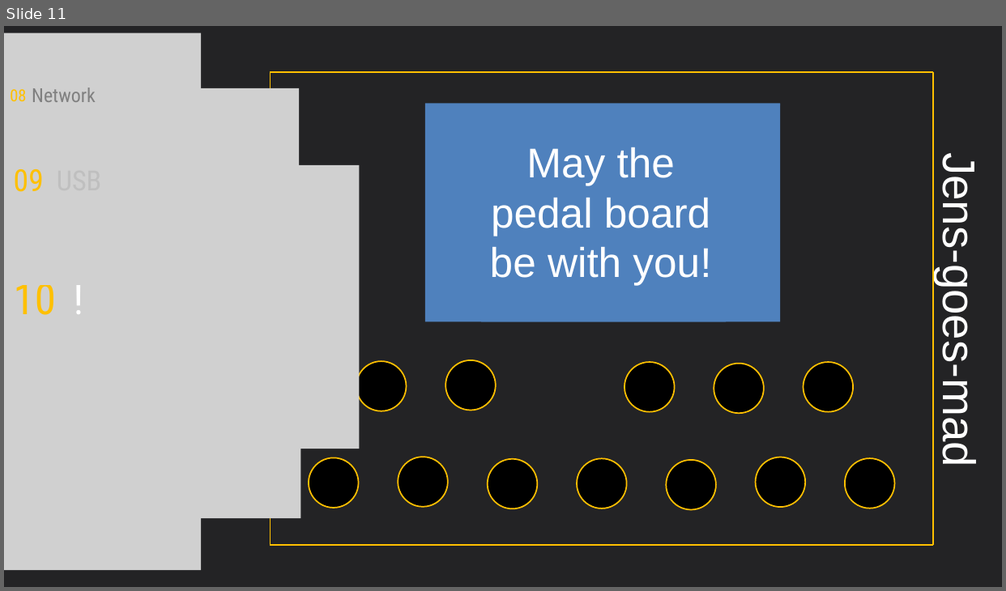
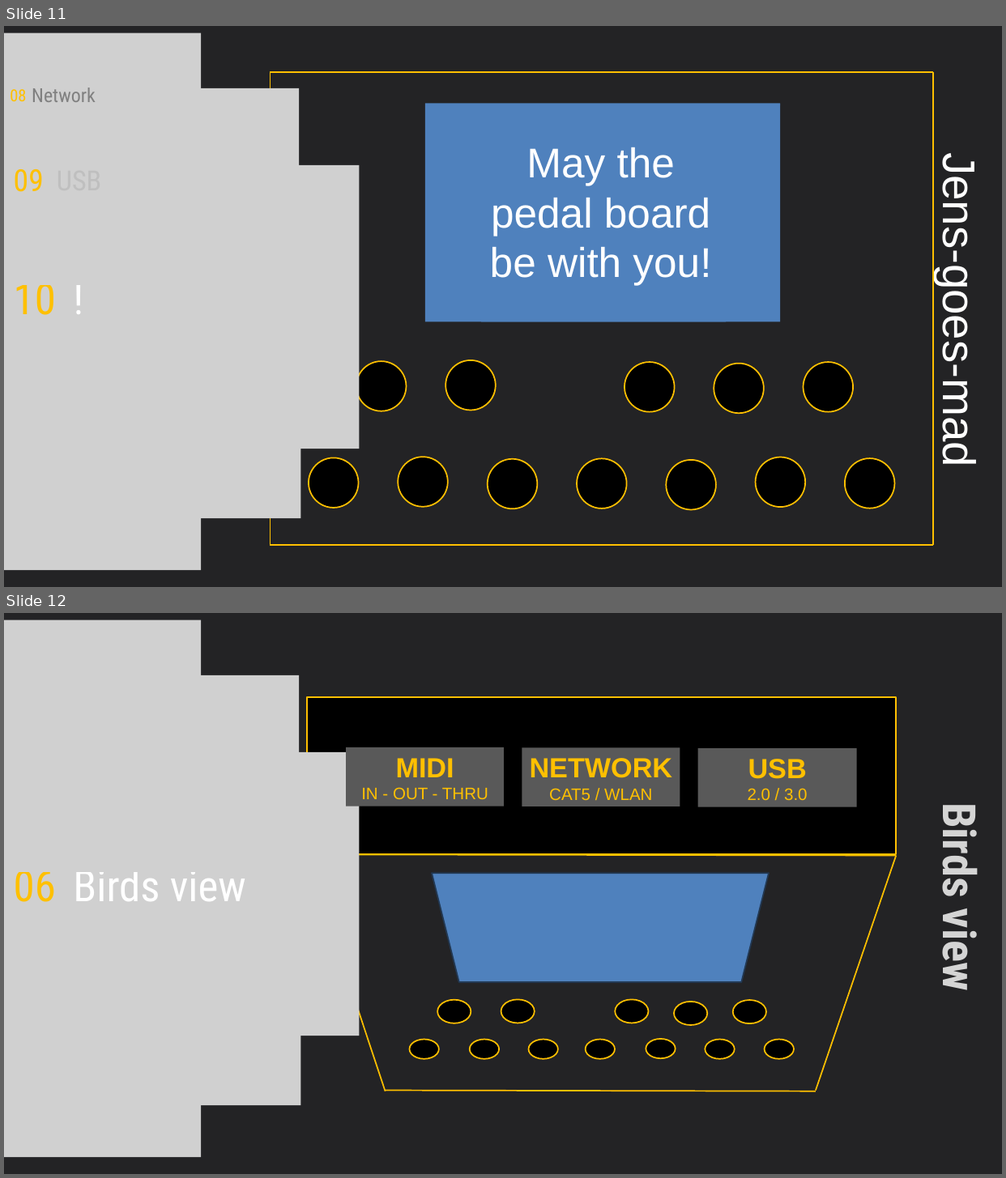
Before and after one commit to jens-goes-mad/diy-pedalboard, a slide deck: documentation/DIY-Pedalboard_01-11.pptx. Shown one above the other, each under a label of ours: slide 11 before the commit, slides 11 and 12 after it. The pictures are 1006x591 and 1006x1178 pixels, drawn with LibreOffice and Linux fonts; fonts in the diff are those of the drawing; grey boxes stand for pictures. Boxes give left, top, right and bottom in pixels: in the first picture for what was removed or moved away, otherwise in the second. Text is boxed around its words. In the diff, an @@ line names an element or a change of style, - is before the commit and + after.

```diff
--- a/documentation/DIY-Pedalboard_01-11.pptx
+++ b/documentation/DIY-Pedalboard_01-11.pptx
@@ slide 12 added at bbox=[4, 613, 1002, 1174], background #232325 @@
@@ picture added at bbox=[4, 620, 201, 755] @@
@@ picture added at bbox=[4, 675, 299, 872] @@
@@ rectangle added at bbox=[307, 697, 896, 855], fill #000000, outline #FFC000 2 pt @@
@@ picture added at bbox=[4, 752, 360, 1036] @@
@@ rectangle added at bbox=[346, 747, 504, 806], fill #595959, 24 pt, text #FFC000 @@
+MIDI
+IN - OUT - THRU
@@ rectangle added at bbox=[522, 747, 680, 807], fill #595959, 24 pt, text #FFC000 @@
+NETWORK
+CAT5 / WLAN
@@ rectangle added at bbox=[698, 748, 857, 807], fill #595959, 24 pt, text #FFC000 @@
+USB
+2.0 / 3.0
@@ text added at bbox=[931, 811, 991, 989], 66 pt, text #D4D4D4, bold @@
+Birds view
@@ line added from (386, 1092) to (307, 855), #FFC000 2 pt @@
@@ line added from (307, 854) to (896, 855), #FFC000 2 pt @@
@@ line added from (896, 855) to (816, 1091), #FFC000 2 pt @@
@@ text added at bbox=[14, 872, 56, 902], 62 pt, text #FFC000 @@
+06
@@ text added at bbox=[73, 872, 246, 901], 62 pt, text #FFFFFF @@
+Birds view
@@ trapezoid added at bbox=[432, 874, 769, 982], fill #4F81BD, outline #233953 2 pt @@
@@ picture added at bbox=[6, 909, 300, 1105] @@
@@ ellipse added at bbox=[437, 1000, 471, 1024], fill #000000, outline #FFC000 2 pt @@
@@ ellipse added at bbox=[501, 999, 535, 1023], fill #000000, outline #FFC000 2 pt @@
@@ ellipse added at bbox=[615, 999, 648, 1023], fill #000000, outline #FFC000 2 pt @@
@@ ellipse added at bbox=[733, 1000, 766, 1024], fill #000000, outline #FFC000 2 pt @@
@@ picture added at bbox=[4, 1023, 201, 1157] @@
@@ ellipse added at bbox=[674, 1002, 708, 1025], fill #000000, outline #FFC000 2 pt @@
@@ ellipse added at bbox=[410, 1040, 439, 1059], fill #000000, outline #FFC000 2 pt @@
@@ ellipse added at bbox=[470, 1040, 499, 1059], fill #000000, outline #FFC000 2 pt @@
@@ ellipse added at bbox=[528, 1040, 558, 1059], fill #000000, outline #FFC000 2 pt @@
@@ ellipse added at bbox=[586, 1040, 615, 1059], fill #000000, outline #FFC000 2 pt @@
@@ ellipse added at bbox=[646, 1039, 675, 1059], fill #000000, outline #FFC000 2 pt @@
@@ ellipse added at bbox=[705, 1040, 735, 1059], fill #000000, outline #FFC000 2 pt @@
@@ ellipse added at bbox=[765, 1040, 794, 1059], fill #000000, outline #FFC000 2 pt @@
@@ line added from (816, 1092) to (386, 1091), #FFC000 2 pt @@
```
Also in this commit, not shown: 12 other files.
